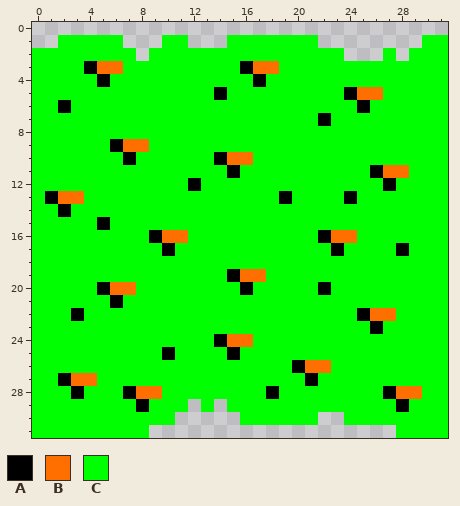
Pixel-art sprite -- Documents/FunctionalSpecifications/Images/grass.png. This is how it looked before the edit.
The file is 32x32 pixels.
Palette (. is transparent): A #000000  B #ff6f00  C #00ff00
Pixels before, first column x 0:
 1 ..CCCCC...CC...CCCCCCC........CC
 2 CCCCCCCC.CCCCCCCCCCCCCCC...C.CCC
 3 CCCCABBCCCCCCCCCABBCCCCCCCCCCCCC
 4 CCCCCACCCCCCCCCCCACCCCCCCCCCCCCC
 5 CCCCCCCCCCCCCCACCCCCCCCCABBCCCCC
 6 CCACCCCCCCCCCCCCCCCCCCCCCACCCCCC
 7 CCCCCCCCCCCCCCCCCCCCCCACCCCCCCCC
 8 CCCCCCCCCCCCCCCCCCCCCCCCCCCCCCCC
 9 CCCCCCABBCCCCCCCCCCCCCCCCCCCCCCC
10 CCCCCCCACCCCCCABBCCCCCCCCCCCCCCC
11 CCCCCCCCCCCCCCCACCCCCCCCCCABBCCC
12 CCCCCCCCCCCCACCCCCCCCCCCCCCACCCC
13 CABBCCCCCCCCCCCCCCCACCCCACCCCCCC
14 CCACCCCCCCCCCCCCCCCCCCCCCCCCCCCC
15 CCCCCACCCCCCCCCCCCCCCCCCCCCCCCCC
16 CCCCCCCCCABBCCCCCCCCCCABBCCCCCCC
17 CCCCCCCCCCACCCCCCCCCCCCACCCCACCC
18 CCCCCCCCCCCCCCCCCCCCCCCCCCCCCCCC
19 CCCCCCCCCCCCCCCABBCCCCCCCCCCCCCC
20 CCCCCABBCCCCCCCCACCCCCACCCCCCCCC
21 CCCCCCACCCCCCCCCCCCCCCCCCCCCCCCC
22 CCCACCCCCCCCCCCCCCCCCCCCCABBCCCC
23 CCCCCCCCCCCCCCCCCCCCCCCCCCACCCCC
24 CCCCCCCCCCCCCCABBCCCCCCCCCCCCCCC
25 CCCCCCCCCCACCCCACCCCCCCCCCCCCCCC
26 CCCCCCCCCCCCCCCCCCCCABBCCCCCCCCC
27 CCABBCCCCCCCCCCCCCCCCACCCCCCCCCC
28 CCCACCCABBCCCCCCCCACCCCCCCCABBCC
29 CCCCCCCCACCC.C.CCCCCCCCCCCCCACCC
30 CCCCCCCCCCC.....CCCCCC..CCCCCCCC
31 CCCCCCCCC...................CCCC
The result:
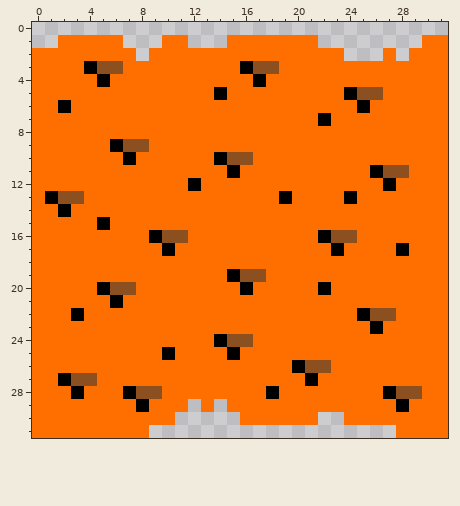
The edit:
colour B: #ff6f00 -> #8c4f20
colour C: #00ff00 -> #ff6f00
Changed places in both pictures, as pixel boxes (x1, y1, x2, y2):
changed: (32, 35, 448, 438)
